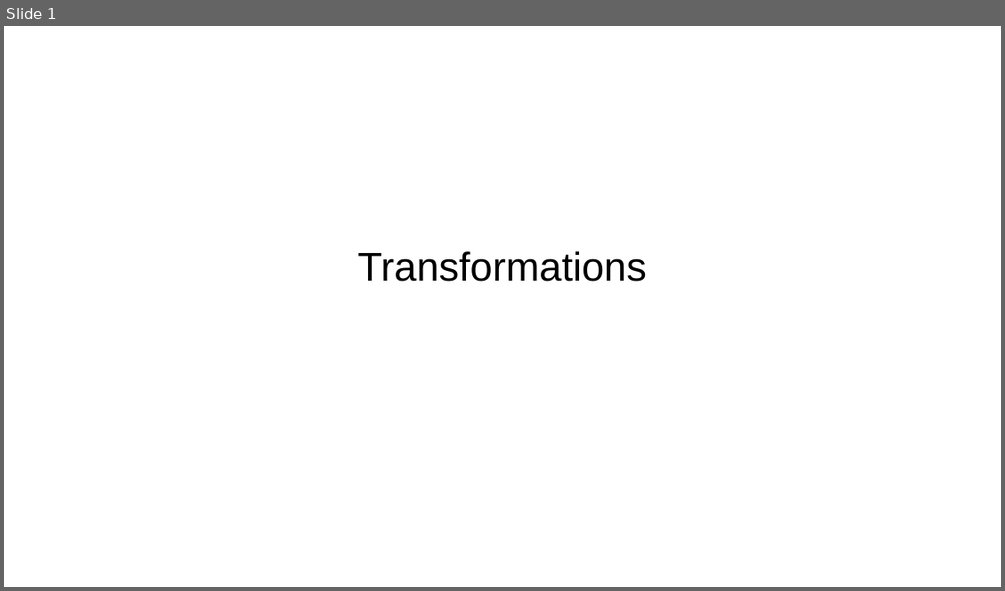
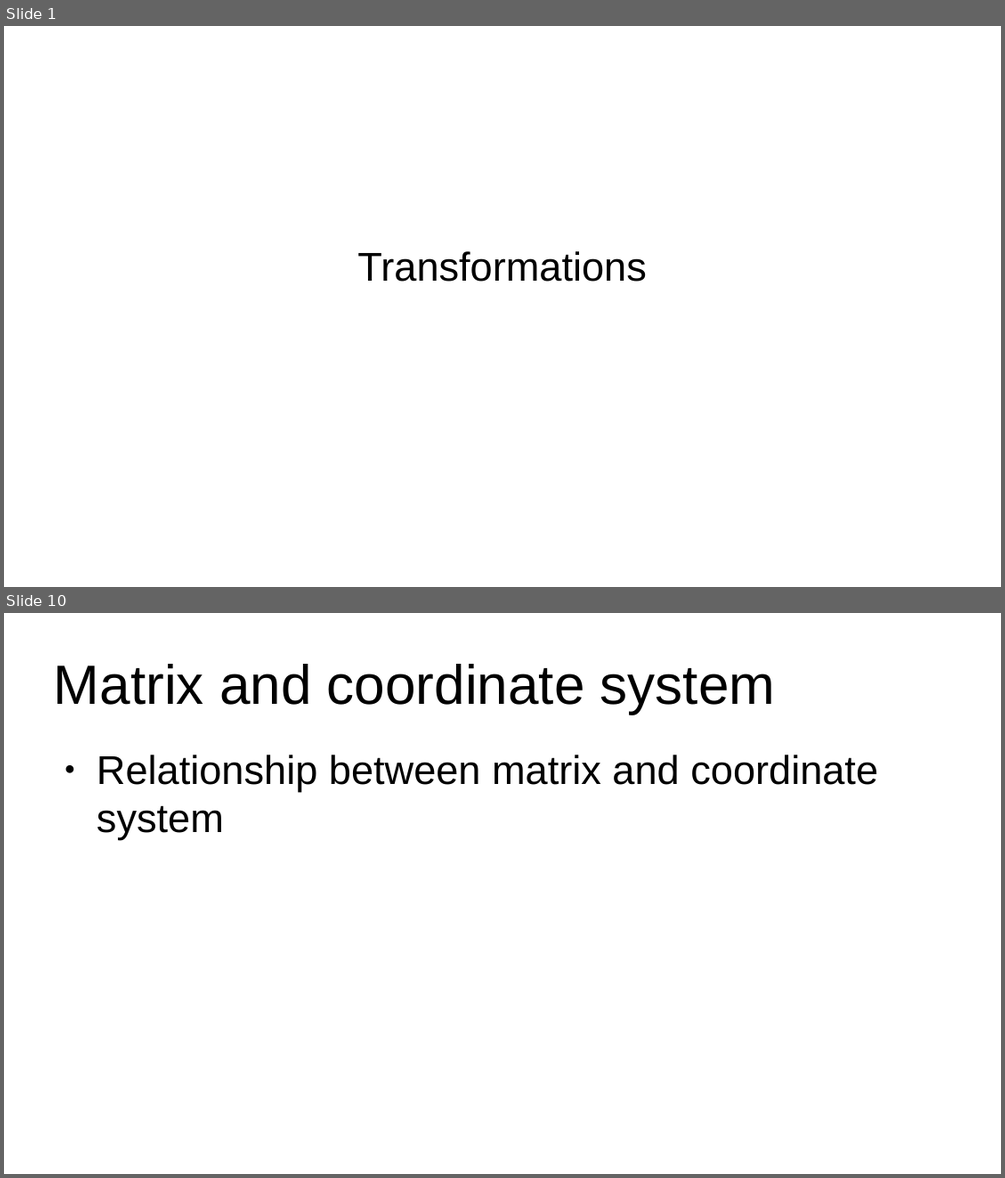
Before and after one commit to lorentzo/IntroductionToComputerGraphics, a slide deck: lectures/3_foundations_3d_scene/3_5_transformations.odp. Shown one above the other, each under a label of ours: slide 1 before the commit, slides 1 and 10 after it; the slides between them are not shown. The pictures are 1005x591 and 1005x1178 pixels, drawn with LibreOffice and Linux fonts; fonts in the diff are those of the drawing. Boxes give left, top, right and bottom in pixels: in the first picture for what was removed or moved away, otherwise in the second. Text is boxed around its words. In the diff, an @@ line names an element or a change of style, - is before the commit and + after.

```diff
--- a/lectures/3_foundations_3d_scene/3_5_transformations.odp
+++ b/lectures/3_foundations_3d_scene/3_5_transformations.odp
@@ slide 10 added at (4,613,1001,1174), background #FFFFFF @@
@@ title added at (54,664,776,714), 44 pt, text #000000 @@
+Matrix and coordinate system
@@ text added at (97,755,878,840), 32 pt, text #000000 @@
+● Relationship between matrix and coordinate system
```
Also in this commit, not shown: 1 slide changed, 9 other slides added, 2 other files.
